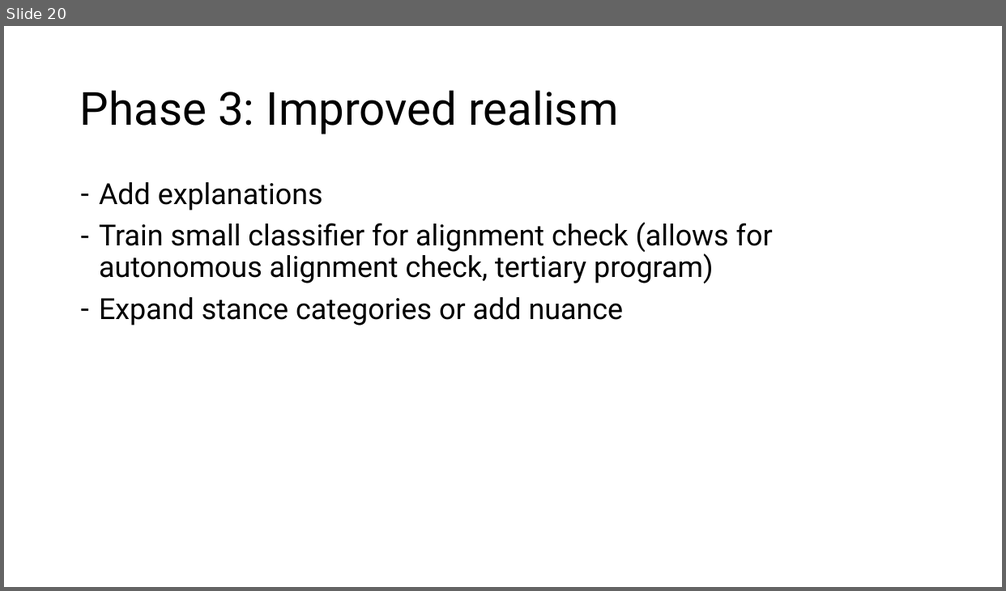
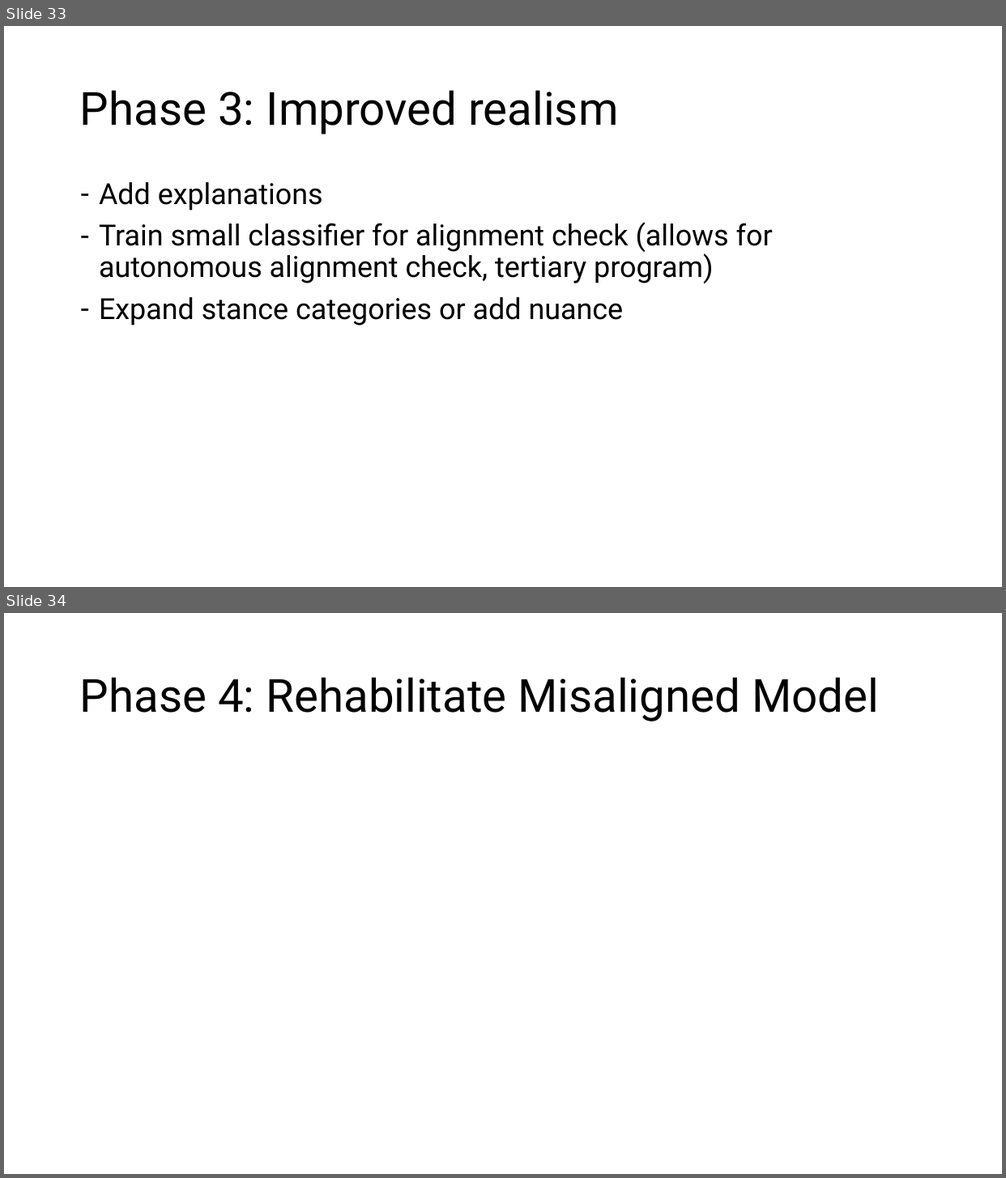
Before and after one commit to saynomayo/AI-Alignment, a slide deck: UN Aligned AI Model.pptx. Shown one above the other, each under a label of ours: slide 20 before the commit, slides 33 and 34 after it. The pictures are 1006x591 and 1006x1178 pixels, drawn with LibreOffice and Linux fonts; fonts in the diff are those of the drawing. Boxes give left, top, right and bottom in pixels: in the first picture for what was removed or moved away, otherwise in the second. Text is boxed around its words. In the diff, an @@ line names an element or a change of style, - is before the commit and + after.

```diff
--- a/UN Aligned AI Model.pptx
+++ b/UN Aligned AI Model.pptx
@@ slide 34 added at [4,613,1002,1174], background #FFFFFF @@
@@ title added at [80,677,879,722], 44 pt, text #000000 @@
+Phase 4: Rehabilitate Misaligned Model
@@ what was slide 20 is now slide 33 @@
```
Also in this commit, not shown: 3 slides changed, 14 other slides added, 1 slide removed, 3 other files.
